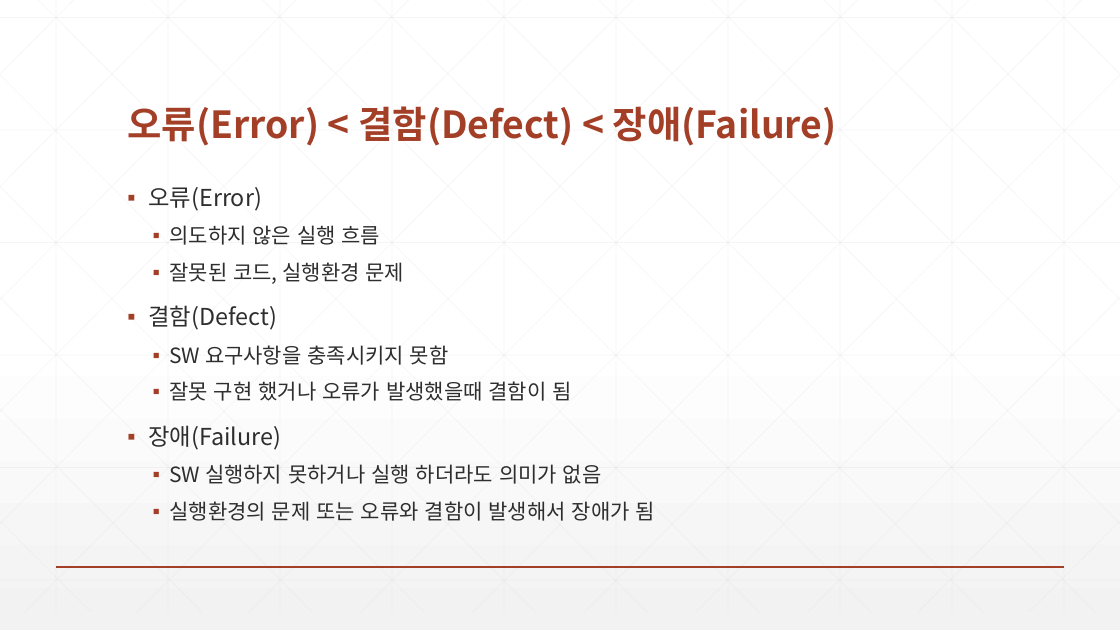
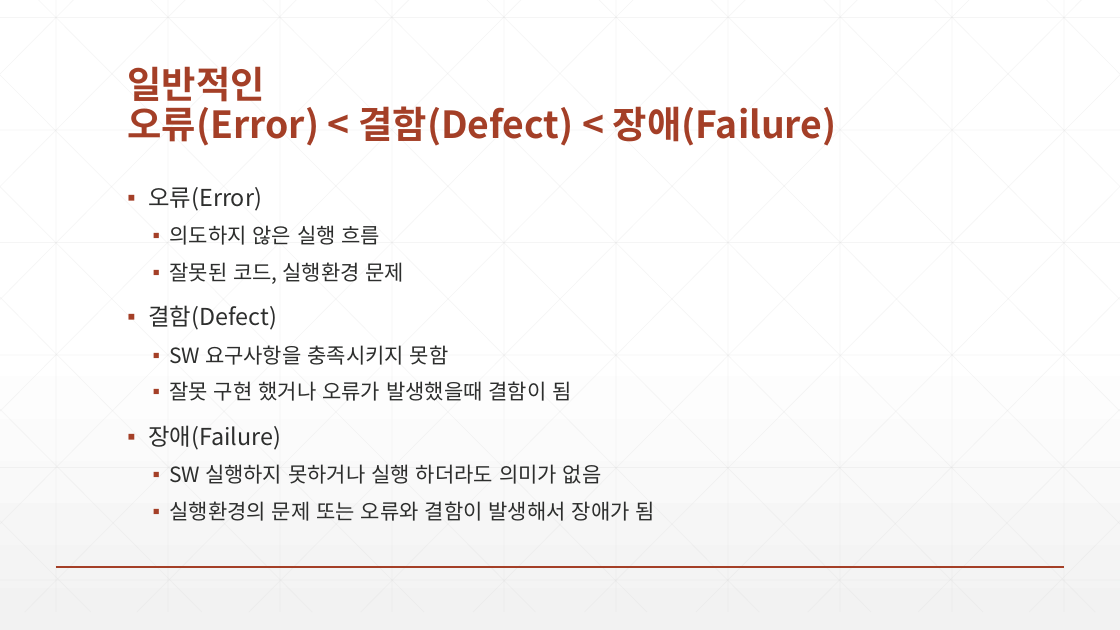
Before and after one commit to zeroshift01/code5, a slide deck: slide 1 of inflearn05/doc/5(심화) 오류가 발생했을때 사용자와 개발자는 서로 다른 정보가 필요합니다..pptx. Drawn at 1120x630 pixels with LibreOffice and Linux fonts; fonts in the diff are those of the drawing. Boxes give left, top, right and bottom in pixels: in the first picture for what was removed or moved away, otherwise in the second. Text is boxed around its words. In the diff, an @@ line names an element or a change of style, - is before the commit and + after.

```diff
--- a/inflearn05/doc/5(심화) 오류가 발생했을때 사용자와 개발자는 서로 다른 정보가 필요합니다..pptx
+++ b/inflearn05/doc/5(심화) 오류가 발생했을때 사용자와 개발자는 서로 다른 정보가 필요합니다..pptx
@@ title at (x1=127, y1=66, x2=837, y2=146): text changed @@
-오류(Error) < 결함(Defect) < 장애(Failure)
+일반적인
+오류(Error) < 결함(Defect) < 장애(Failure)
```
Also in this commit, not shown: 2 other slides changed, 1 other file.
